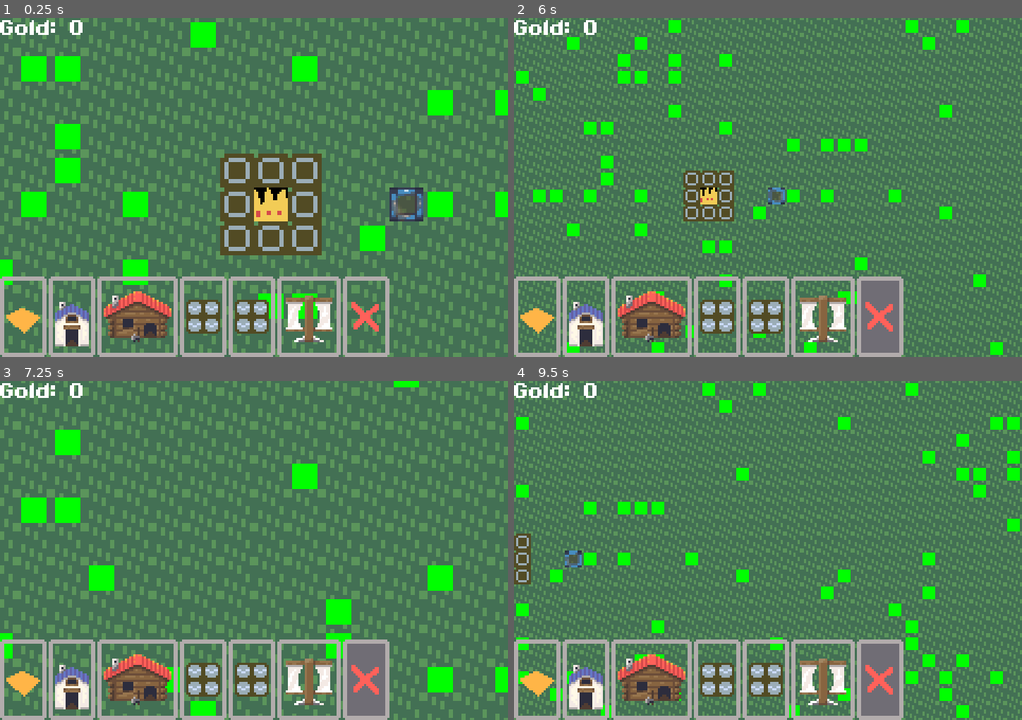
Above: before the commit, frames 1-4 (two rows, left to right).
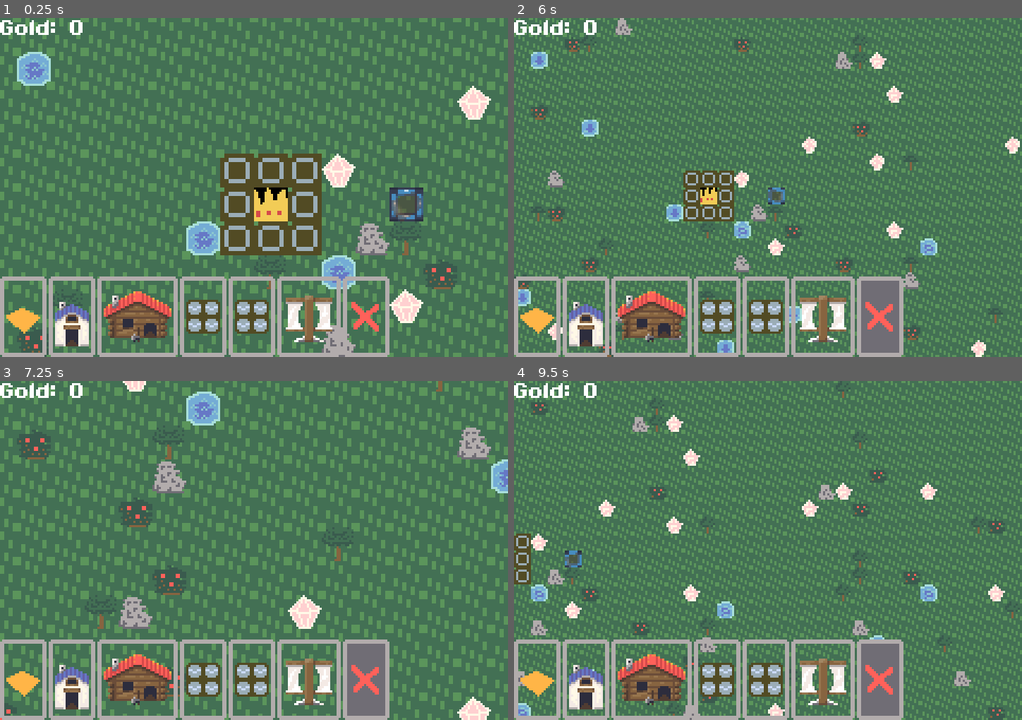
Above: after the commit, the same moments.

Repository: comfy-gamedev/ludum-dare-60
Game: Godot game, scene res://scenes/main/main.tscn
The game is run twice, just before and just after one commit, with the same random seed, the same clock (stepped at 60 frames per second) and the same inputs. The engine's default icon, where the game draws it, is replaced by a stand-in: a white triangle on a blue panel in a dark square.
Inputs (mouse positions are in pixels of both pictures, inside the frame that each line leads up to):
- Up to frame 1 (0.25 s): no input
- Up to frame 2 (6 s): click (539, 316) at 0.52 s; click (585, 316) at 1.27 s; click (651, 316) at 2.02 s; click (717, 316) at 2.77 s; click (768, 316) at 3.52 s; click (823, 316) at 4.27 s; click (879, 316) at 5.02 s; move the mouse to (879, 170) at 5.77 s; hold D (pan_right) from 5.78 s (still down); hold Mouse wheel up (zoom_toggle) from 5.78 s (still down); click (879, 170) at 5.92 s
- Up to frame 3 (7.25 s): move the mouse to (152, 567) at 6.52 s; release D (pan_right) at 6.53 s; release Mouse wheel up (zoom_toggle) at 6.53 s; hold S (pan_down) from 6.53 s (still down); tap Mouse wheel up (zoom_toggle) at 6.6 s
- Up to frame 4 (9.5 s): move the mouse to (818, 475) at 7.27 s; release S (pan_down) at 7.28 s; hold D (pan_right) 7.28-8.03 s; hold Mouse wheel up (zoom_toggle) 7.28-8.03 s; move the mouse to (742, 618) at 8.02 s; hold W (pan_up) 8.03-8.78 s; tap Mouse wheel up (zoom_toggle) at 8.1 s; click (742, 618) at 8.17 s; move the mouse to (920, 601) at 8.77 s; hold A (pan_left) from 8.78 s (still down); hold Mouse wheel up (zoom_toggle) from 8.78 s (still down)

The runs differ from the first frame. In frame 1, 8.6% of the frame differs, in the area x 0-100%, y 1-100%; in frame 2, 7.5%; in frame 3, 7.8%; in frame 4, 7.5%.

Commit message:
New resource nodes

Diff:
--- /dev/null
+++ b/entities/buildings/tree/bush.tscn
@@ -0,0 +1,11 @@
+[gd_scene format=3 uid="uid://fohd4r7tj11x"]
+
+[ext_resource type="PackedScene" uid="uid://bayold7n6brg0" path="res://entities/buildings/tree/tree.tscn" id="1_vuvn6"]
+[ext_resource type="Texture2D" uid="uid://bola01764oi8c" path="res://entities/buildings/tree/bush.png" id="2_vnfd8"]
+[ext_resource type="Resource" uid="uid://bo28er4xv5xbo" path="res://systems/crafting/items/cuberry.tres" id="2_xw7s3"]
+
+[node name="Bush" unique_id=744563053 instance=ExtResource("1_vuvn6")]
+item = ExtResource("2_xw7s3")
+
+[node name="Sprite2D" parent="." index="0" unique_id=873779887]
+texture = ExtResource("2_vnfd8")
--- /dev/null
+++ b/entities/buildings/tree/crystal.tscn
@@ -0,0 +1,11 @@
+[gd_scene format=3 uid="uid://bb3usincgqjfp"]
+
+[ext_resource type="PackedScene" uid="uid://bayold7n6brg0" path="res://entities/buildings/tree/tree.tscn" id="1_c2jsj"]
+[ext_resource type="Resource" uid="uid://djt68lk1wc215" path="res://systems/crafting/items/oddcrystal.tres" id="2_7uoe4"]
+[ext_resource type="Texture2D" uid="uid://4o2e8ep8ijcr" path="res://entities/buildings/tree/crystal.png" id="3_dalrt"]
+
+[node name="Crystal" unique_id=744563053 instance=ExtResource("1_c2jsj")]
+item = ExtResource("2_7uoe4")
+
+[node name="Sprite2D" parent="." index="0" unique_id=873779887]
+texture = ExtResource("3_dalrt")
--- /dev/null
+++ b/entities/buildings/tree/rock.tscn
@@ -0,0 +1,11 @@
+[gd_scene format=3 uid="uid://cpag0rr03s5qo"]
+
+[ext_resource type="PackedScene" uid="uid://bayold7n6brg0" path="res://entities/buildings/tree/tree.tscn" id="1_t4op1"]
+[ext_resource type="Texture2D" uid="uid://5j154576qks4" path="res://entities/buildings/tree/rock.png" id="2_8b3ws"]
+[ext_resource type="Resource" uid="uid://pyc3op2eww5v" path="res://systems/crafting/items/rock.tres" id="2_v6qoy"]
+
+[node name="Rock" unique_id=744563053 instance=ExtResource("1_t4op1")]
+item = ExtResource("2_v6qoy")
+
+[node name="Sprite2D" parent="." index="0" unique_id=873779887]
+texture = ExtResource("2_8b3ws")
--- a/entities/buildings/tree/tree.gd
+++ b/entities/buildings/tree/tree.gd
@@ -2,6 +2,8 @@
 extends BaseBuilding
 
 @export var item: Item
+
+@onready var sprite_2d: Sprite2D = $Sprite2D
 
 
 func _ready() -> void:
--- a/entities/buildings/tree/tree.tscn
+++ b/entities/buildings/tree/tree.tscn
@@ -2,19 +2,7 @@
 
 [ext_resource type="Script" uid="uid://dmkggvnc7jqfc" path="res://entities/buildings/tree/tree.gd" id="1_bafd8"]
 [ext_resource type="Resource" uid="uid://dr8h1qvukffh4" path="res://systems/crafting/items/log.tres" id="2_ucxdr"]
-
-[sub_resource type="Gradient" id="Gradient_8g3y3"]
-interpolation_mode = 1
-offsets = PackedFloat32Array(0, 0.7470588)
-colors = PackedColorArray(0, 1, 0, 1, 0, 1, 0, 0)
-
-[sub_resource type="GradientTexture2D" id="GradientTexture2D_8g3y3"]
-gradient = SubResource("Gradient_8g3y3")
-width = 16
-height = 16
-fill = 2
-fill_from = Vector2(0.5, 0.5)
-fill_to = Vector2(0.5, 0)
+[ext_resource type="Texture2D" uid="uid://b6eowbucy5f4e" path="res://entities/buildings/tree/tree.png" id="3_ie7ro"]
 
 [node name="Tree" type="Node2D" unique_id=744563053]
 script = ExtResource("1_bafd8")
@@ -23,6 +11,6 @@
 
 [node name="Sprite2D" type="Sprite2D" parent="." unique_id=873779887]
 position = Vector2(8, 16)
-texture = SubResource("GradientTexture2D_8g3y3")
+texture = ExtResource("3_ie7ro")
 centered = false
 offset = Vector2(-8, -16)
--- /dev/null
+++ b/entities/buildings/tree/water.tscn
@@ -0,0 +1,11 @@
+[gd_scene format=3 uid="uid://ceiw0p6112gmu"]
+
+[ext_resource type="PackedScene" uid="uid://bayold7n6brg0" path="res://entities/buildings/tree/tree.tscn" id="1_3xgim"]
+[ext_resource type="Texture2D" uid="uid://s3m0bniix2ym" path="res://entities/buildings/tree/water.png" id="2_2tixe"]
+[ext_resource type="Resource" uid="uid://dnrw1g5j5q7b8" path="res://systems/crafting/items/water.tres" id="2_p5v53"]
+
+[node name="Water" unique_id=744563053 instance=ExtResource("1_3xgim")]
+item = ExtResource("2_p5v53")
+
+[node name="Sprite2D" parent="." index="0" unique_id=873779887]
+texture = ExtResource("2_2tixe")
--- a/scenes/main/main.gd
+++ b/scenes/main/main.gd
@@ -10,10 +10,17 @@
 const META_REGISTERED_PARTS = &"Main__registered_parts"
 
 const HOUSE = preload("uid://6gtvs4ggkcwd")
-const TREE = preload("uid://bayold7n6brg0")
 const PIT = preload("uid://btc2onty6jr4i")
 const HOMEBASE = preload("uid://xgk4sw8nurj8")
 const OBJECTIVE = preload("uid://kc23kghe407a")
+
+const BUSH = preload("uid://fohd4r7tj11x")
+const CRYSTAL = preload("uid://bb3usincgqjfp")
+const ROCK = preload("uid://cpag0rr03s5qo")
+const TREE = preload("uid://bayold7n6brg0")
+const WATER = preload("uid://ceiw0p6112gmu")
+
+const RESOURCES = [BUSH, CRYSTAL, ROCK, TREE, WATER]
 
 const BASE_TILE_SOURCE = 1
 const PATH_TILE_SOURCE = 2
@@ -84,7 +91,7 @@
 		for x in WORLD_SIZE.x:
 			var p := Vector2i(x, y)
 			if randi_range(0, 10) == 0 and get_tile_type(p) == TileType.NOTHING:
-				var tree = TREE.instantiate()
+				var tree = RESOURCES.pick_random().instantiate()
 				tree.grid_pos = p
 				entity_root.add_child(tree)
 
--- /dev/null
+++ b/systems/crafting/items/water.tres
@@ -0,0 +1,11 @@
+[gd_resource type="Resource" script_class="Item" format=3 uid="uid://dnrw1g5j5q7b8"]
+
+[ext_resource type="ArrayMesh" uid="uid://u8trjcpmuc7l" path="res://assets/shid/girth_water.glb" id="1_ueose"]
+[ext_resource type="Script" uid="uid://b78nb8u3yrl54" path="res://systems/crafting/item.gd" id="2_rnucp"]
+
+[resource]
+script = ExtResource("2_rnucp")
+name = "Water"
+mesh = ExtResource("1_ueose")
+kind = 3
+metadata/_custom_type_script = "uid://b78nb8u3yrl54"
Binary file added: assets/shid/girth_water.glb
Not shown, added: assets/shid/girth_water.glb.import
Binary file added: assets/shid/girth_water_girth_chili.png
Not shown, added: assets/shid/girth_water_girth_chili.png.import
Binary file added: entities/buildings/tree/bush.png
Not shown, added: entities/buildings/tree/bush.png.import
Binary file added: entities/buildings/tree/crystal.png
Not shown, added: entities/buildings/tree/crystal.png.import
Binary file added: entities/buildings/tree/rock.png
Not shown, added: entities/buildings/tree/rock.png.import
Binary file added: entities/buildings/tree/tree.png
Not shown, added: entities/buildings/tree/tree.png.import
(and 3 more such lines)
